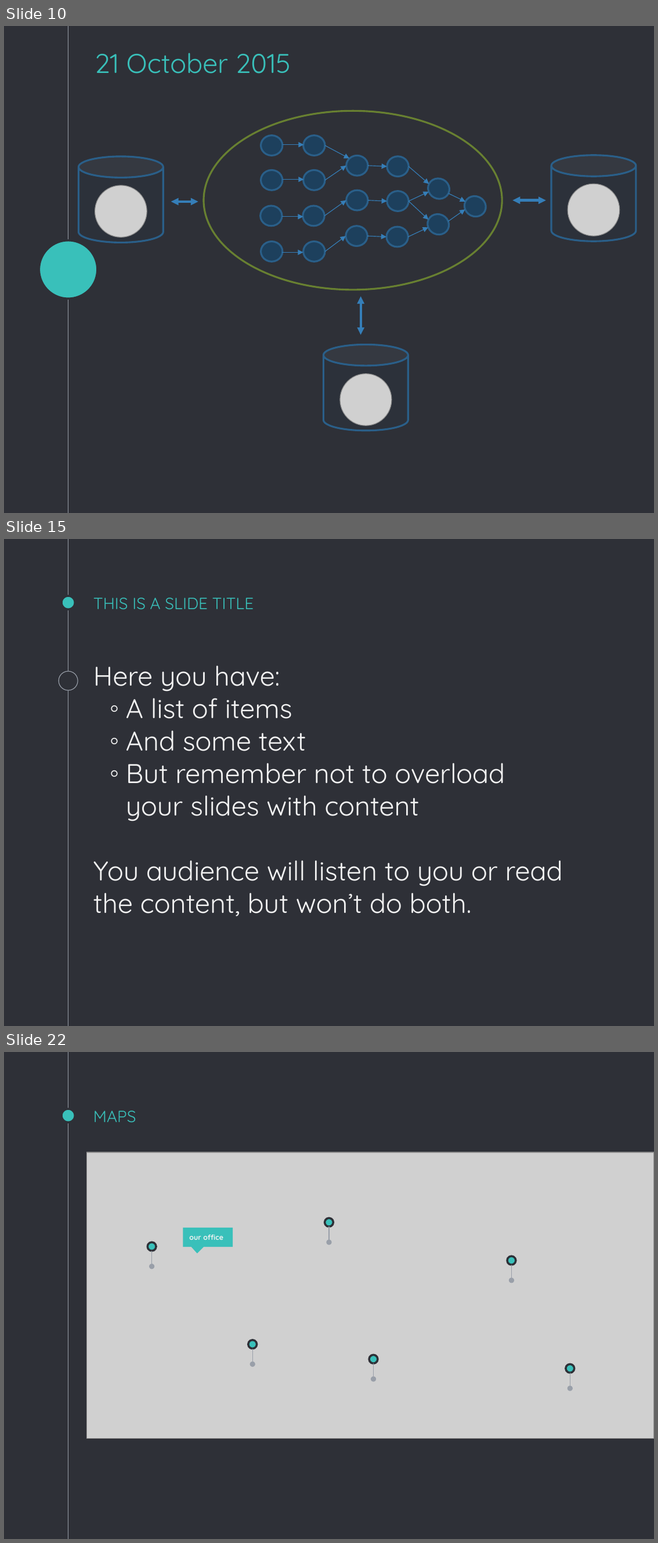
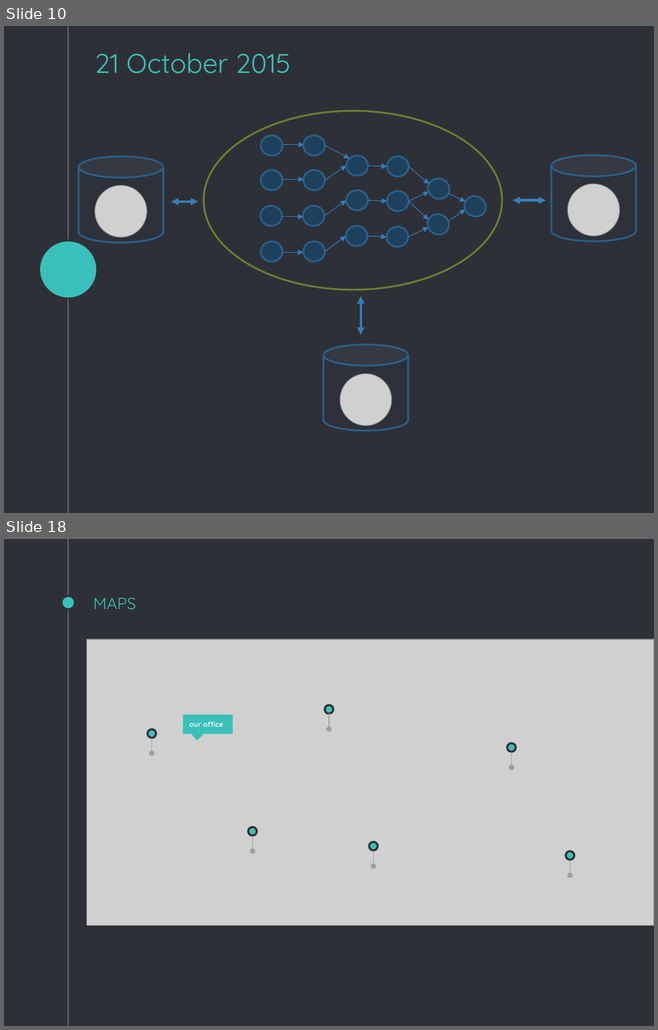
Before and after one commit to vaibhav90/Reading_Exam, a slide deck: Presentation/Eleanor.pptx. Shown one above the other, each under a label of ours: slides 10, 15 and 22 before the commit, slides 10 and 18 after it; the slides between them are not shown. The pictures are 658x1543 and 658x1030 pixels, drawn with LibreOffice and Linux fonts; fonts in the diff are those of the drawing; grey boxes stand for pictures. Boxes give left, top, right and bottom in pixels: in the first picture for what was removed or moved away, otherwise in the second. Text is boxed around its words. In the diff, an @@ line names an element or a change of style, - is before the commit and + after.

Commit message:
ppt up update

```diff
--- a/Presentation/Eleanor.pptx
+++ b/Presentation/Eleanor.pptx
@@ slide 15 removed at box(4, 539, 654, 1026), background #2E3037; not listed: 2 template elements that a slide beside it also shows @@
@@ title removed at box(93, 598, 254, 609) @@
-THIS IS A SLIDE TITLE
@@ ellipse removed at box(59, 671, 78, 690) @@
@@ text removed at box(93, 665, 563, 917) @@
-Here you have:
-◦ A list of items
-◦ And some text
-◦ But remember not to overload your slides with content
-You audience will listen to you or read the content, but won’t do both.
@@ what was slide 22 is now slide 18 @@
```
Also in this commit, not shown: 1 slide changed, 7 slides added, 18 other slides removed.
